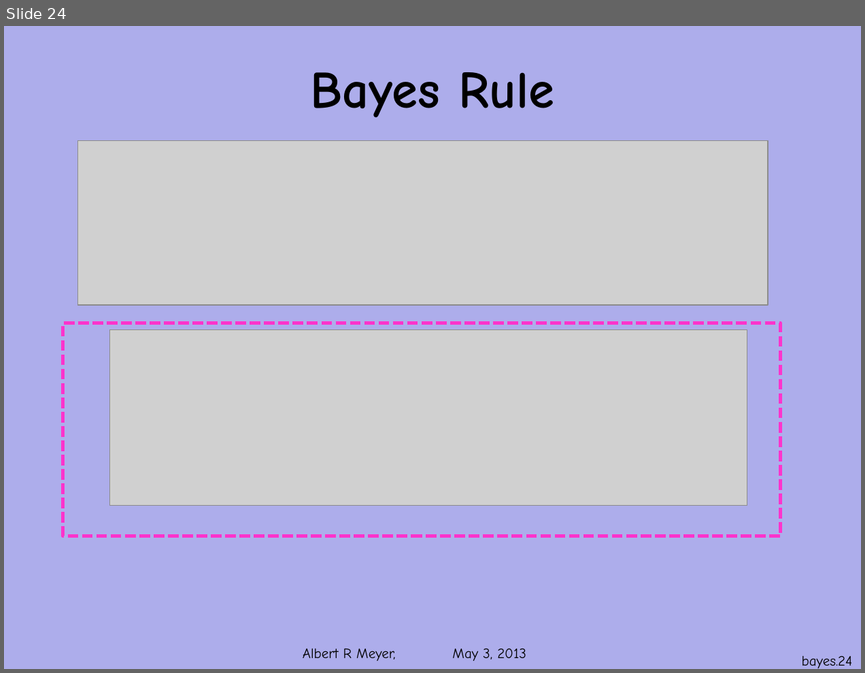
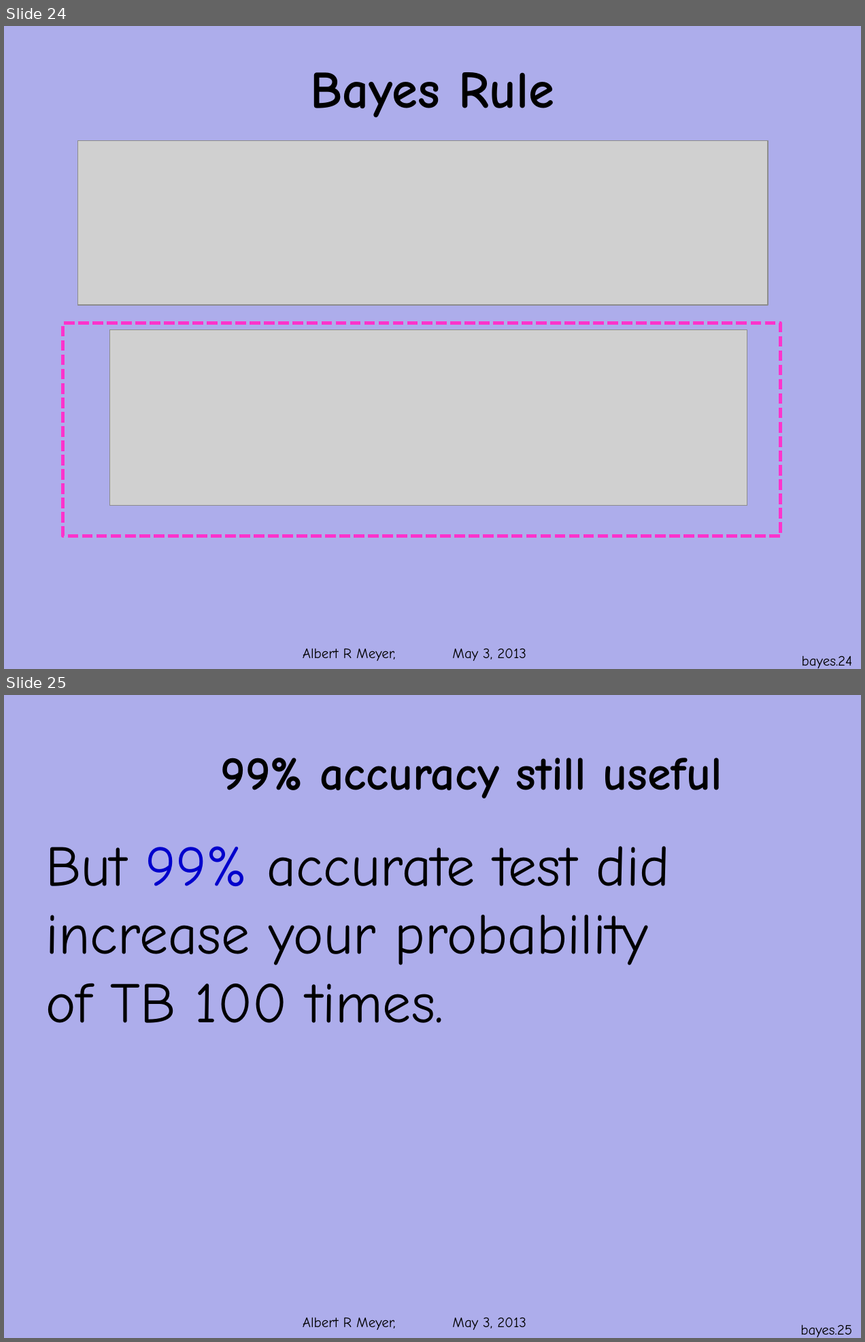
Before and after one commit to armeyer/mcs_web, a slide deck: spring13/slides13/prob-bayes.pptx. Shown one above the other, each under a label of ours: slide 24 before the commit, slides 24 and 25 after it. The pictures are 865x673 and 865x1342 pixels, drawn with LibreOffice and Linux fonts; fonts in the diff are those of the drawing; grey boxes stand for pictures; background and template pictures are left out. Boxes give left, top, right and bottom in pixels: in the first picture for what was removed or moved away, otherwise in the second. Text is boxed around its words. In the diff, an @@ line names an element or a change of style, - is before the commit and + after.

Commit message:
extend prob-bayes

```diff
--- a/spring13/slides13/prob-bayes.pptx
+++ b/spring13/slides13/prob-bayes.pptx
@@ slide 25 added at (4, 695, 861, 1338), background #ADADEB; not listed: 1 template element that a slide beside it also shows @@
@@ text added at (221, 758, 721, 798), 40 pt, text #000000, bold @@
+99% accuracy still useful
@@ text added at (45, 846, 670, 1023), 48 pt, text #000000 @@
+But 99% accurate test did
+increase your probability
+of TB 100 times.
@@ page number added at (800, 1324, 852, 1337), 12 pt, text #000000 @@
+bayes.25
```
Also in this commit, not shown: 1 slide changed, 2 other slides added.
